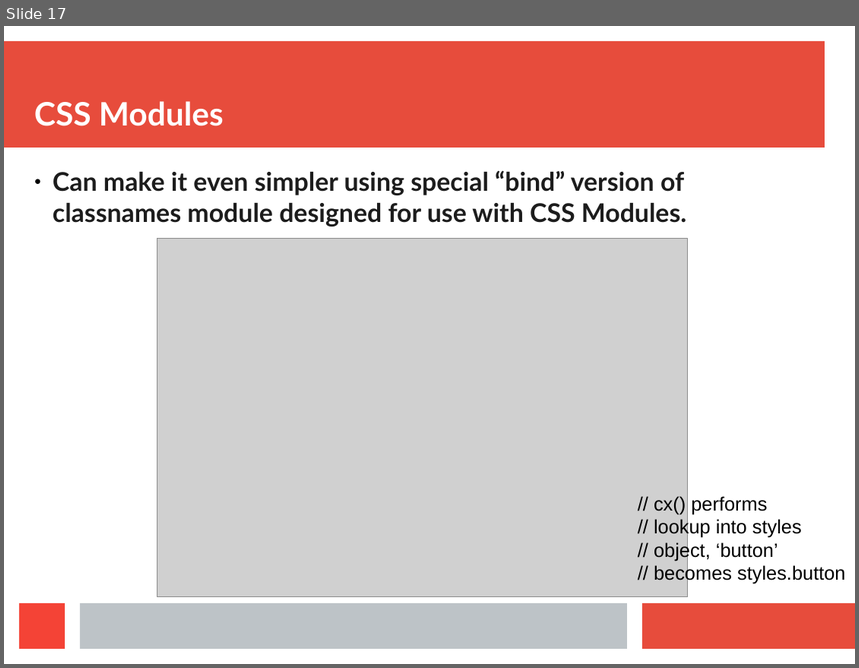
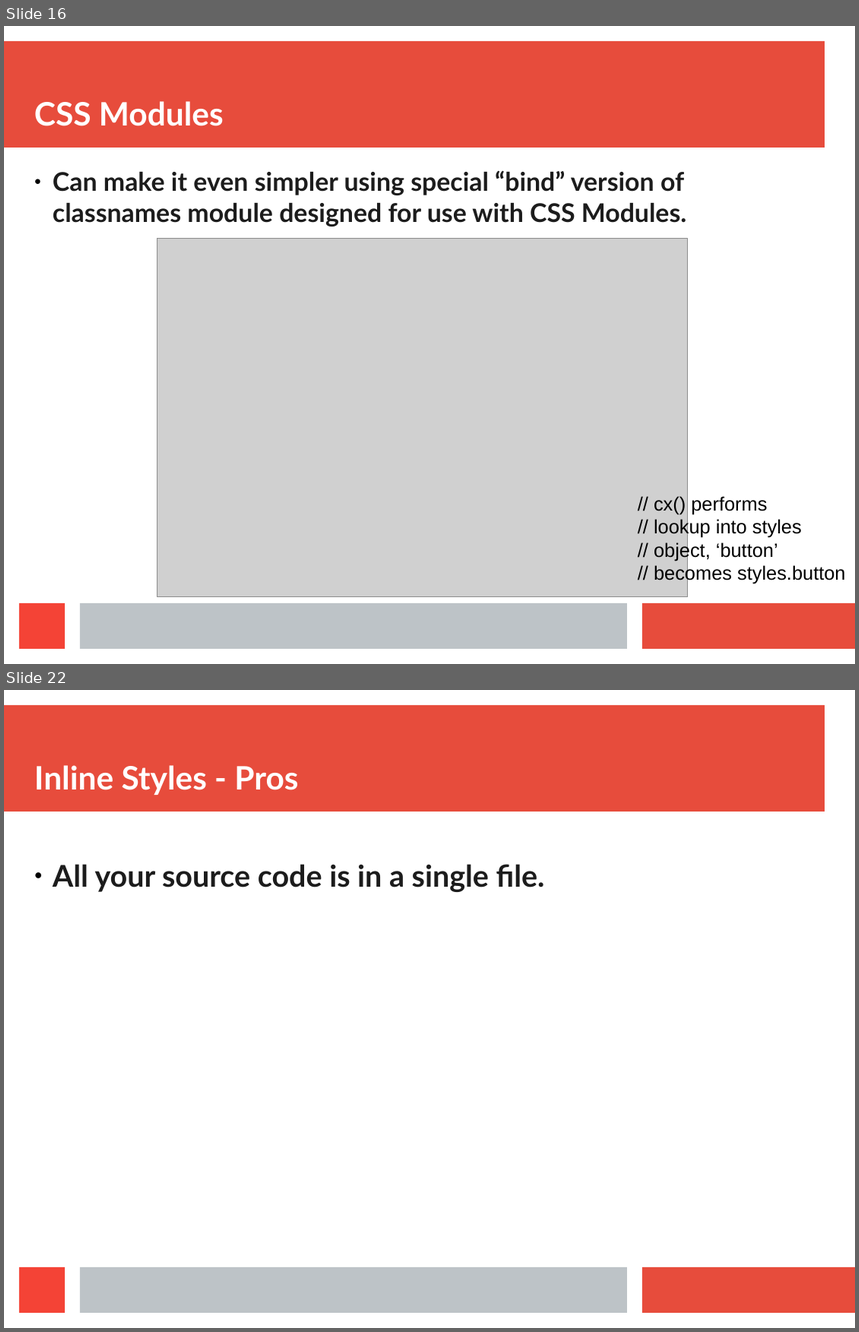
Before and after one commit to aruberto/styling-javascript-components, a slide deck: styling_react_components.odp. Shown one above the other, each under a label of ours: slide 17 before the commit, slides 16 and 22 after it; the slides between them are not shown. The pictures are 859x668 and 859x1332 pixels, drawn with LibreOffice and Linux fonts; fonts in the diff are those of the drawing; grey boxes stand for pictures. Boxes give left, top, right and bottom in pixels: in the first picture for what was removed or moved away, otherwise in the second. Text is boxed around its words. In the diff, an @@ line names an element or a change of style, - is before the commit and + after.

```diff
--- a/styling_react_components.odp
+++ b/styling_react_components.odp
@@ slide 22 added at bbox=[4, 690, 855, 1328], background #FFFFFF; not listed: 4 template elements that a slide beside it also shows @@
@@ title added at bbox=[34, 765, 298, 795], 30.1 pt, text #FFFFFF, bold @@
+Inline Styles - Pros
@@ text added at bbox=[53, 864, 545, 892], 28 pt, text #1C1C1C, bold @@
+● All your source code is in a single file.
@@ what was slide 17 is now slide 16 @@
```
Also in this commit, not shown: 2 slides changed, 4 other slides added, 2 slides removed, 1 other file.
